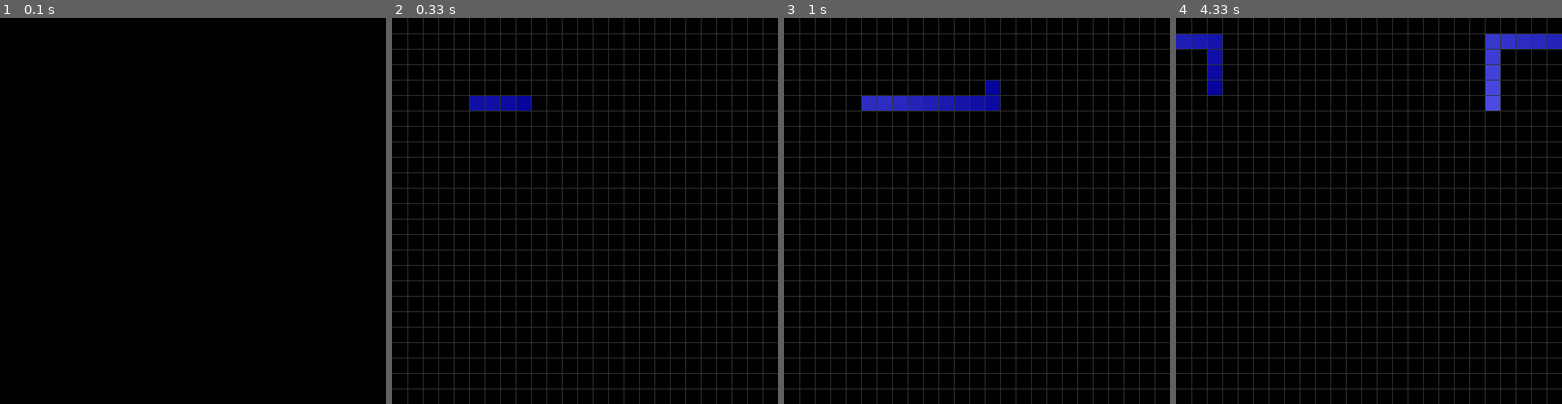
Above: before the commit, frames 1-4 (left to right).
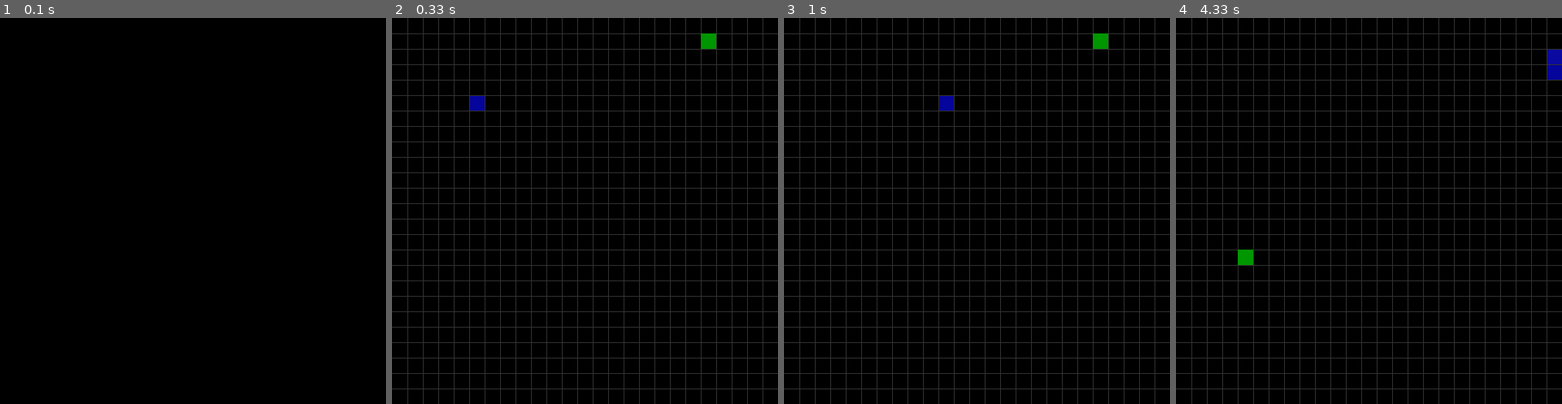
Above: after the commit, the same moments.

Repository: goserg/Snake_pygame
Game: pygame game, started from src/Main.py
Same seed, same stepped clock (60 frames per second), same inputs: the game is played once before the commit and once after it.
Inputs:
- Up to frame 1 (0.1 s): no input
- Up to frame 2 (0.33 s): no input
- Up to frame 3 (1 s): hold Right 0.33-0.8 s; hold Up from 0.83 s (still down)
- Up to frame 4 (4.33 s): release Up at 1.13 s; hold Right 1.17-1.63 s; hold Down 2.23-2.53 s; hold Left 2.57-2.97 s; hold Up 3-3.37 s; hold Right 3.4-4.03 s; hold Down from 4.07 s (still down)

Frame 1 is identical in both runs. In frame 2, 0.6% of the frame differs, in the area x 24-84%, y 4-24%; in frame 3, 1.5%; in frame 4, 2.6%, in the area x 0-100%, y 4-64%.

Commit message:
added food and collisions with body

Diff:
--- a/src/Cube.py
+++ b/src/Cube.py
@@ -3,13 +3,12 @@
 
 class Cube(object):
 
-    def __init__(self, x, y, window_size, cell_size, color):
+    def __init__(self, position, window_size, cell_size, color):
         self.window_size = window_size
         self.cell_size = cell_size
         self.color = color
-        self.rows = self.window_size//self.cell_size
-        self.x = x
-        self.y = y
+        self.rows = self.window_size // self.cell_size
+        self.position = position
 
     def tick(self):
         a = self.color[0]
@@ -24,5 +23,5 @@
         self.color = (a, b, c)
 
     def draw(self, surface):
-        pygame.draw.rect(surface, self.color, (self.x * self.cell_size, self.y * self.cell_size,
-                                                self.cell_size, self.cell_size))
+        pygame.draw.rect(surface, self.color, (self.position[0] * self.cell_size, self.position[1] * self.cell_size,
+                                               self.cell_size, self.cell_size))
--- /dev/null
+++ b/src/Food.py
@@ -0,0 +1,23 @@
+import pygame
+from random import randrange
+
+
+class Food:
+    def __init__(self, window_size, cell_size, color):
+        self.window_size = window_size
+        self.cell_size = cell_size
+        self.color = color
+        self.rows = self.window_size // self.cell_size
+        self.position = [0, 0]
+        self.random_food([])
+
+    def draw(self, surface):
+        pygame.draw.rect(surface, self.color, (self.position[0] * self.cell_size, self.position[1] * self.cell_size,
+                                               self.cell_size, self.cell_size))
+
+    def random_food(self, occupied):
+        size = self.window_size // self.cell_size
+        self.position = [randrange(size), randrange(size)]
+        for i in occupied:
+            if i.position == self.position:
+                self.random_food(occupied)
--- a/src/Main.py
+++ b/src/Main.py
@@ -1,5 +1,6 @@
 from src.Snake import Snake
 from src.Grid import Grid
+from src.Food import Food
 import pygame
 
 cell_size = 20
@@ -13,12 +14,14 @@
 
 snake = Snake(window_size, cell_size, color=(0, 0, 150))
 grid = Grid(window_size, cell_size, color=(50, 50, 50))
+food = Food(window_size, cell_size, color=(0, 150, 0))
 
 
 def draw():
     win.fill((0, 0, 0))
     snake.draw(win)
     grid.draw(win)
+    food.draw(win)
     pygame.display.update()
 
 
@@ -46,6 +49,7 @@
             run = False
 
     snake.move(get_direction())
+    snake.check_collision(food)
     draw()
 
 pygame.quit()
--- a/src/Snake.py
+++ b/src/Snake.py
@@ -1,47 +1,50 @@
-import pygame
 from src.Cube import Cube
 
 
 class Snake(object):
-    body = []
-
     def __init__(self, window_size, cell_size, color):
         self.window_size = window_size
         self.cell_size = cell_size
         self.color = color
         self.rows = self.window_size//self.cell_size
-        self.x = 5
-        self.dx = 1
-        self.y = 5
+        self.position = [5, 5]
+        self.dx = 0
         self.dy = 0
-        self.body.append(Cube(self.x, self.y, window_size, cell_size, color))
+        self.size = 1
+        self.body = []
+        self.body.append(Cube(self.position, window_size, cell_size, color))
 
     def move(self, direct):
+        self.body.append(Cube(self.position[:], self.window_size, self.cell_size, self.color))
         if direct is not None:
-            self.dx = direct[0]
-            self.dy = direct[1]
-        self.x += self.dx
-        if self.x >= self.window_size//self.cell_size:
-            self.x = 0
-        elif self.x < 0:
-            self.x = self.window_size//self.cell_size - 1
-        self.y += self.dy
-        if self.y > self.window_size//self.cell_size - 1:
-            self.y = 0
-        elif self.y < 0:
-            self.y = self.window_size // self.cell_size - 1
-        self.body.append(Cube(self.x, self.y, self.window_size, self.cell_size, self.color))
-        if len(self.body) > 15:
+            if self.dx != -direct[0]:
+                self.dx = direct[0]
+            if self.dy != -direct[1]:
+                self.dy = direct[1]
+        self.position[0] += self.dx
+        if self.position[0] >= self.window_size//self.cell_size:
+            self.position[0] = 0
+        elif self.position[0] < 0:
+            self.position[0] = self.window_size//self.cell_size - 1
+        self.position[1] += self.dy
+        if self.position[1] > self.window_size//self.cell_size - 1:
+            self.position[1] = 0
+        elif self.position[1] < 0:
+            self.position[1] = self.window_size // self.cell_size - 1
+        if len(self.body) > self.size:
             self.body.pop(0)
-        self.check_collision()
         for i in self.body:
             i.tick()
 
-    def check_collision(self):
+    def check_collision(self, food):
         head = self.body[-1]
         for i in self.body[:-1]:
-            if i.x == head.x and i.y == head.y:
-                print("collision")
+            if i.position == head.position and self.size > 3:
+                self.__init__(self.window_size, self.cell_size, self.color)
+                food.random_food(occupied=self.body)
+        if self.body[-1].position == food.position:
+            self.size += 1
+            food.random_food(occupied=self.body)
 
     def draw(self, surface):
         for i in self.body:
